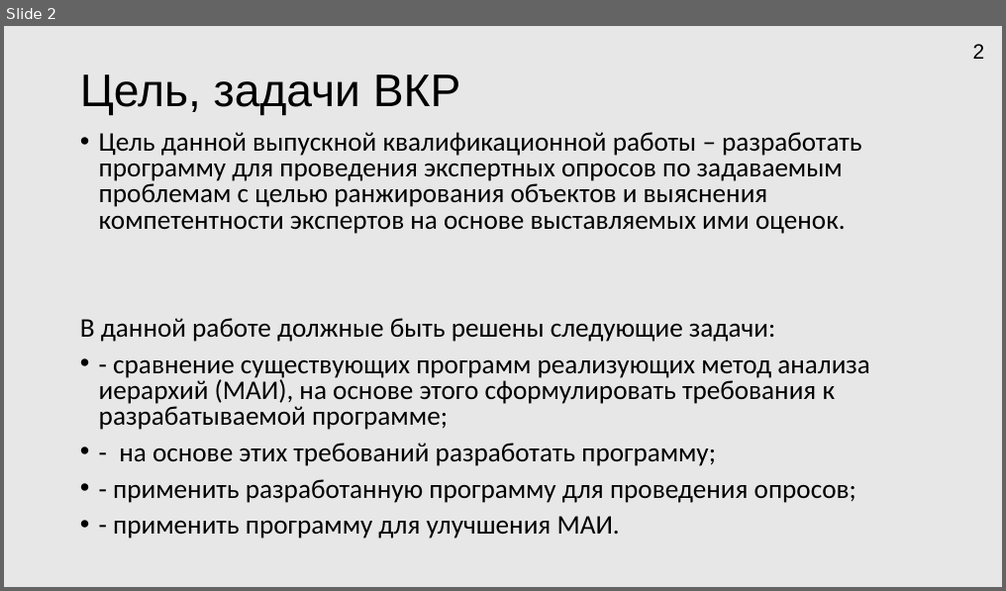
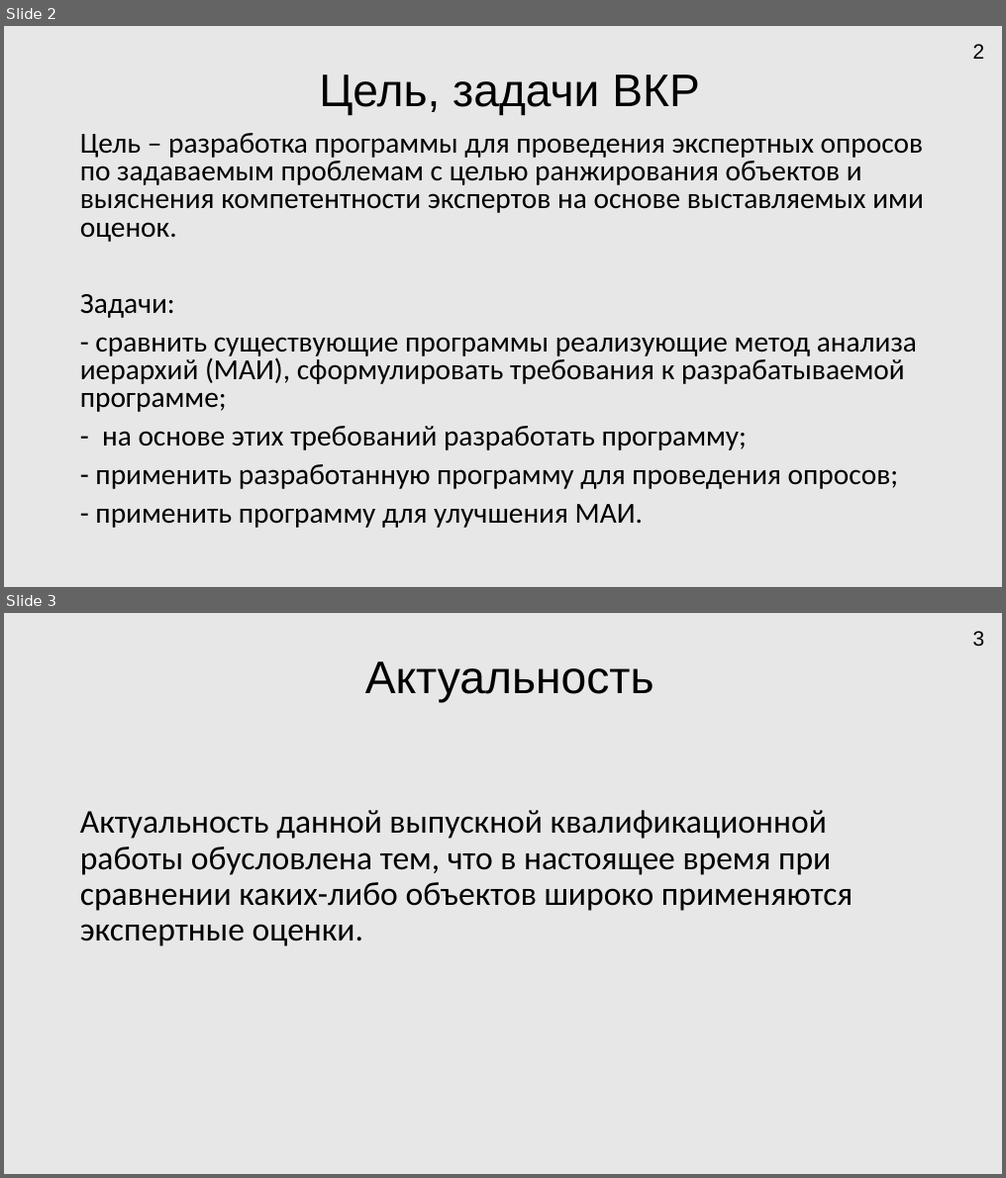
Before and after one commit to HORNetpy/testgitrepo, a slide deck: Docs/Мои документы/Презентация Microsoft PowerPoint.pptx. Shown one above the other, each under a label of ours: slide 2 before the commit, slides 2 and 3 after it. The pictures are 1006x591 and 1006x1178 pixels, drawn with LibreOffice and Linux fonts; fonts in the diff are those of the drawing. Boxes give left, top, right and bottom in pixels: in the first picture for what was removed or moved away, otherwise in the second. Text is boxed around its words. In the diff, an @@ line names an element or a change of style, - is before the commit and + after.

```diff
--- a/Docs/Мои документы/Презентация Microsoft PowerPoint.pptx
+++ b/Docs/Мои документы/Презентация Microsoft PowerPoint.pptx
@@ slide 3 added at box(4, 613, 1002, 1174), background #E9E7E7 @@
@@ page number added at box(973, 631, 985, 647), 20 pt, text #000000 @@
+3
@@ title added at box(365, 662, 654, 702), 44 pt, text #000000 @@
+Актуальность
@@ text added at box(80, 810, 852, 947), 32 pt, text #000000 @@
+Актуальность данной выпускной квалификационной работы обусловлена тем, что в настоящее время при сравнении каких-либо объектов широко применяются экспертные оценки.
@@ slide 2 changed as well @@
@@ title "Цель, задачи ВКР" at box(319, 75, 699, 115): alignment left to centre @@
@@ text at box(80, 133, 924, 412): text changed; size 25.9 to 28 pt @@
-• Цель данной выпускной квалификационной работы – разработать программу для проведения экспертных опросов по задаваемым проблемам с целью ранжирования объектов и выяснения компетентности экспертов на основе выставляемых ими оценок.
-В данной работе должные быть решены следующие задачи:
-• - сравнение существующих программ реализующих метод анализа иерархий (МАИ), на основе этого сформулировать требования к разрабатываемой программе;
+Цель – разработка программы для проведения экспертных опросов по задаваемым проблемам с целью ранжирования объектов и выяснения компетентности экспертов на основе выставляемых ими оценок.
+Задачи:
+- сравнить существующие программы реализующие метод анализа иерархий (МАИ), сформулировать требования к разрабатываемой программе;
@@ text at box(95, 426, 898, 528): size 25.9 to 28 pt in "- на основе этих требований разработать программу;", "- применить разработанную программу для проведения опросов;", "- применить программу для улучшения МАИ."; bullet • to none @@
```
Also in this commit, not shown: 8 other slides changed, 5 other slides added, 1 slide removed, 4 other files.
